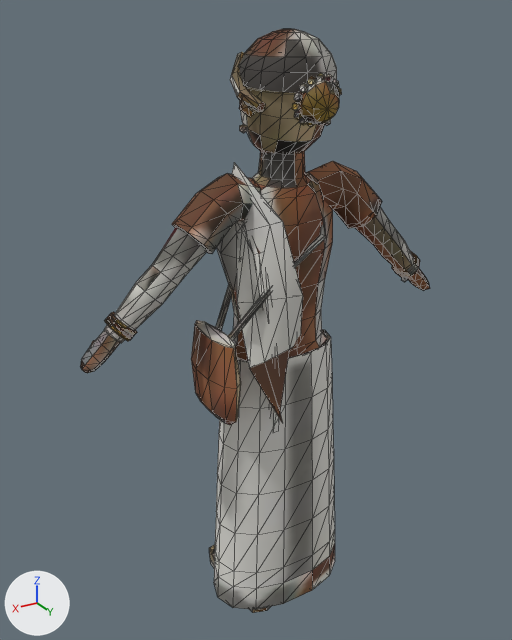
The glTF model nostalgia/assets3d/aunty_saree.glb as it was, and as the next commit left it.
One viewpoint serves both versions: a 50 mm camera at (5.22, 8.09, 9.08) aimed at (0.17, -0.33, 4.87). Arrows for +X, +Y and +Z are at lower left; the lights stay in place. The picture after the commit comes second. Mesh edges are drawn as thin lines. Vertices at exactly the same position are counted once.

The first picture shows 'aunty_saree'.
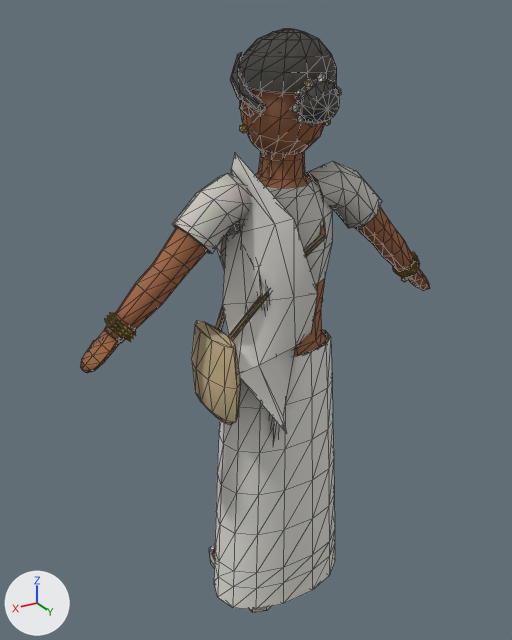
Changed parts and their boxes [x1, y1, x2, y2] in the pictures (512 x 640 px; the box of a moved part takes in the faces that stretch with it):
part 1 of me_aunty_saree, moved or reshaped
    before: [292, 102, 300, 112]
    after: [292, 103, 300, 114]
part 2 of me_aunty_saree, moved or reshaped
    before: [294, 92, 302, 102]
    after: [295, 90, 303, 100]
part 3 of me_aunty_saree, moved or reshaped
    before: [308, 76, 316, 85]
    after: [305, 78, 313, 88]
part 4 of me_aunty_saree, moved or reshaped
    before: [317, 73, 325, 81]
    after: [318, 73, 326, 81]
part 5 of me_aunty_saree, moved or reshaped
    before: [332, 79, 339, 87]
    after: [329, 76, 337, 85]
part 6 of me_aunty_saree, rebuilt
    before: [232, 162, 303, 422]
    after: [220, 153, 323, 433]
part 7 of me_aunty_saree, rebuilt (mostly hidden)
    before: [247, 242, 279, 430]
    after: [259, 273, 279, 440]
part 8 of me_aunty_saree, deleted
    before: [300, 83, 308, 93]
part 9 of me_aunty_saree, deleted
    before: [325, 74, 333, 82]
part 10 of me_aunty_saree, moved or reshaped
    before: [392, 251, 420, 278]
    after: [393, 252, 420, 278]
part 11 of me_aunty_saree, moved or reshaped
    before: [104, 312, 137, 341]
    after: [105, 312, 136, 342]
part 12 of me_aunty_saree, reshaped
    before: [294, 110, 308, 125]
    after: [297, 114, 305, 124]
part 13 of me_aunty_saree, surface changed
    both: [80, 29, 430, 613]

Edits to the bpy script that builds the scene:
```text
Change me_aunty_saree:
    used by ob_aunty_saree; location = (0.0, 0.0, 0.0)
    remove me_aunty_saree.from_pydata(...)  # 2148 vertices, 3912 faces; spans x -2.96..2.96, y -1.27..1.08, z 0.0..8.92
    add me_aunty_saree.from_pydata(...)  # 2028 vertices, 3700 faces; spans x -2.96..2.96, y -1.27..1.22, z 0.0..8.92
    me_aunty_saree part 1: the loose piece of 12 vertices spanning x 0.24..0.34, y 0.75..0.85, z 8.02..8.14 is moved by (-0.01, -0.01, -0.02)
    me_aunty_saree part 2: the loose piece of 12 vertices spanning x 0.24..0.34, y 0.79..0.89, z 8.13..8.25 is moved by (-0.01, 0.01, 0.02)
    me_aunty_saree part 3: the loose piece of 12 vertices spanning x 0.1..0.19, y 0.85..0.95, z 8.3..8.42 is moved by (0.04, -0.01, -0.02)
    me_aunty_saree part 4: the loose piece of 12 vertices spanning x -0.02..0.07, y 0.86..0.96, z 8.33..8.45 is moved by (-0.01, 0.0, 0.0)
    me_aunty_saree part 5: the loose piece of 12 vertices spanning x -0.25..-0.15, y 0.83..0.93, z 8.26..8.37 is moved by (0.04, 0.01, 0.03)
    me_aunty_saree part 6: the loose piece of 54 vertices spanning x -0.86..0.88, y -0.66..1.0, z 3.88..7.34 is rebuilt with 54 vertices and now spans x -0.92..1.1, y -0.73..1.22, z 3.85..7.47
    me_aunty_saree part 7: the loose piece of 45 vertices spanning x -0.77..0.8, y -0.69..0.65, z 3.44..6.86 is rebuilt with 45 vertices and now spans x -0.77..0.8, y -0.69..0.65, z 3.2..6.73
    me_aunty_saree part 8: the loose piece of 12 vertices spanning x 0.19..0.29, y 0.82..0.93, z 8.23..8.35 is deleted
    me_aunty_saree part 9: the loose piece of 12 vertices spanning x -0.15..-0.05, y 0.85..0.95, z 8.32..8.44 is deleted
    me_aunty_saree part 10: 103 vertices removed from x -2.61..-2.22, y -0.18..0.27, z 5.21..5.61; 67 vertices added at x -2.6..-2.23, y -0.17..0.25, z 5.21..5.61
    me_aunty_saree part 11: 2 vertices moved from x 2.43..2.51, y 0.15..0.24, z 5.44..5.53 to x 2.51..2.52, y -0.02..0.15, z 5.53..5.61; 100 vertices removed from x 2.22..2.61, y -0.18..0.27, z 5.21..5.61; 64 vertices added at x 2.22..2.59, y -0.17..0.26, z 5.21..5.58
    me_aunty_saree part 12: 23 vertices removed from x 0.1..0.29, y 0.69..0.82, z 7.84..8.03; 11 vertices added at x 0.13..0.23, y 0.7..0.8, z 7.86..7.98
    me_aunty_saree part 13: 3074 kept faces spanning x -2.96..2.96, y -1.27..1.08, z 0.0..8.92 get new texture (UV) coordinates
    other edits to the shape of me_aunty_saree do not show in these pictures
```
